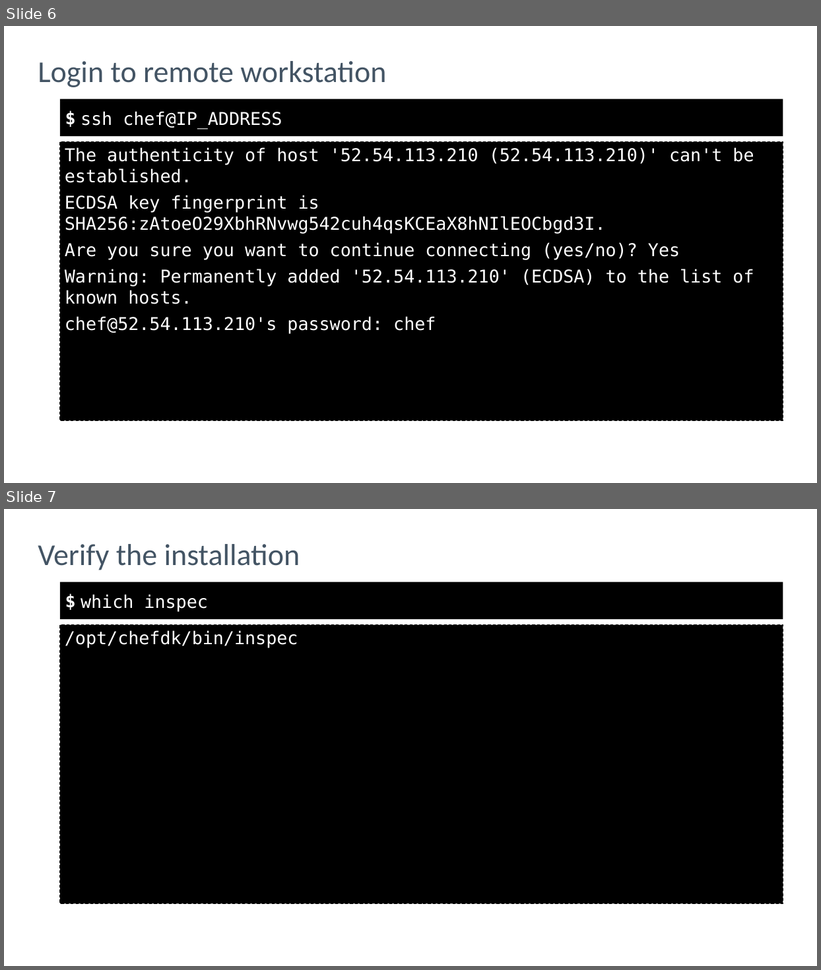
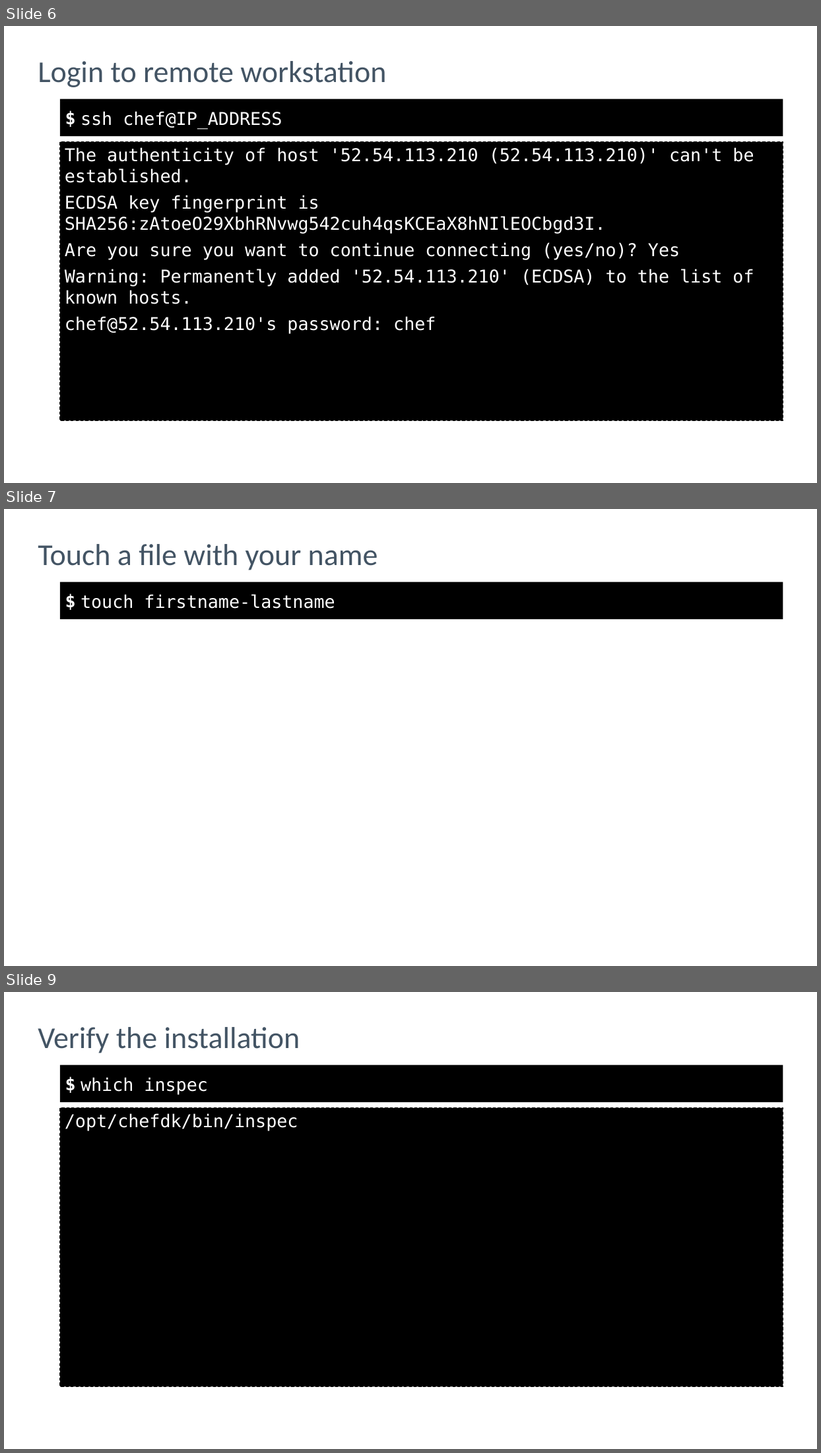
Before and after one commit to nathenharvey/introduction-to-inspec, a slide deck: powerpoint/Learning_Lab.pptx. Shown one above the other, each under a label of ours: slides 6 and 7 before the commit, slides 6, 7 and 9 after it; the slides between them are not shown. The pictures are 821x970 and 821x1453 pixels, drawn with LibreOffice and Linux fonts; fonts in the diff are those of the drawing; background and template pictures are left out. Boxes give left, top, right and bottom in pixels: in the first picture for what was removed or moved away, otherwise in the second. Text is boxed around its words. In the diff, an @@ line names an element or a change of style, - is before the commit and + after.

```diff
--- a/powerpoint/Learning_Lab.pptx
+++ b/powerpoint/Learning_Lab.pptx
@@ slide 7 added at (4,509,817,966), background picture (left out); not listed: 1 template element that a slide beside it also shows @@
@@ title added at (38,544,378,570), 43 pt, text #435464 @@
+Touch a file with your name
@@ text added at (81,594,335,609), 25 pt, text #FFFFFF @@
+touch firstname-lastname
@@ what was slide 7 is now slide 9 @@
```
Also in this commit, not shown: 1 other slide added, 3 other files.
